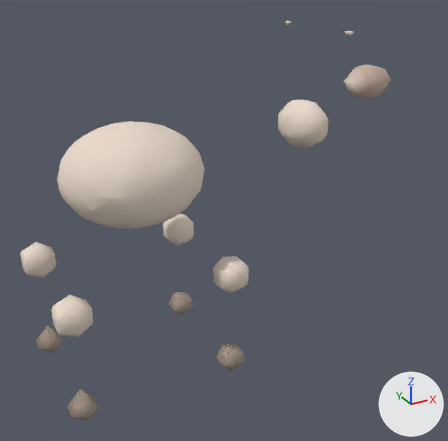
A saved change to the glTF model assets/animals/sheep_shorn.glb.
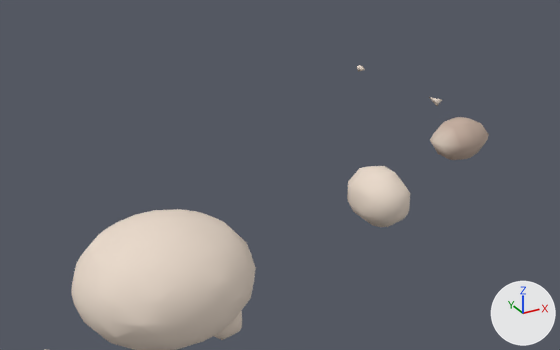
Each version appears first whole from a camera (50 mm lens) standing at (-0.316, -0.871, 0.683) and looking at (0.163, 0.002, 0.246), and next in a close-up from a camera (50 mm lens) standing at (-0.278, -0.801, 0.865) and looking at (0.202, 0.072, 0.429). The axes (+X, +Y, +Z) are drawn at lower right. The lights are the same throughout. The last two pictures show the newer version.

Before the edit, the objects in view are built like this:
```python
me_mesh = bpy.data.meshes.new('Mesh')
me_mesh.from_pydata(...)  # 560 vertices, 1068 faces; spans x -0.166..0.505, y -0.129..0.129, z 0.019..0.565
me_mesh.materials.append(mat_sheep_shornmat)
ob_sheep_shorn = bpy.data.objects.new('sheep_shorn', me_mesh)
ob_sheep_shorn.location = (0.0, 0.0, 0.0)
```
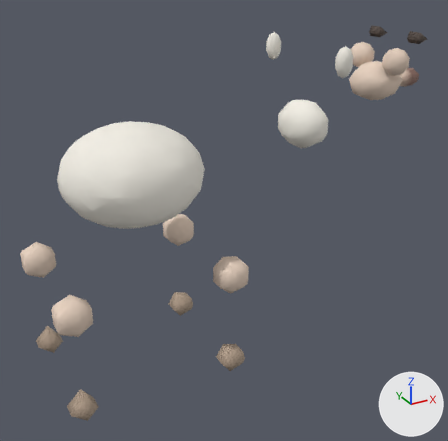
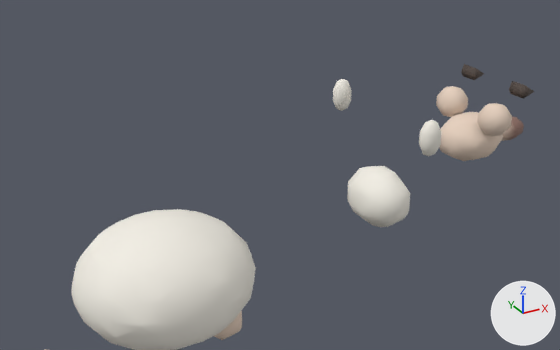
The edits, one by one:
me_mesh is used by ob_sheep_shorn; location (0.0, 0.0, 0.0).
me_mesh had 560 vertices, 1068 faces and spanned x -0.166..0.505, y -0.129..0.129, z 0.019..0.565.
me_mesh now has 760 vertices, 1448 faces and spans x -0.166..0.581, y -0.129..0.129, z 0.019..0.549.
me_mesh part 1: a new loose piece, a UV sphere (8 segments, 5 rings, poles along z) spanning x 0.457..0.503, y 0.022..0.068, z 0.476..0.524, in mat_sheep_shornmat.
me_mesh part 2: a new loose piece, a UV sphere (8 segments, 5 rings, poles along z) spanning x 0.457..0.503, y -0.068..-0.022, z 0.476..0.524, in mat_sheep_shornmat.
me_mesh part 3: a new loose piece, a UV sphere (8 segments, 5 rings, poles along z) spanning x 0.519..0.581, y -0.02..0.02, z 0.442..0.478, in mat_sheep_shornmat.
me_mesh part 4: a new loose piece, a UV sphere (8 segments, 5 rings, poles along z) spanning x 0.305..0.335, y 0.088..0.112, z 0.495..0.544, in mat_sheep_shornmat.
me_mesh part 5: a new loose piece, a UV sphere (8 segments, 5 rings, poles along z) spanning x 0.305..0.335, y -0.112..-0.088, z 0.495..0.544, in mat_sheep_shornmat.
me_mesh part 6: the loose piece of 36 vertices spanning x 0.415..0.505, y -0.035..0.035, z 0.432..0.489 is rebuilt with 58 vertices and now spans x 0.429..0.531, y -0.042..0.042, z 0.427..0.493.
me_mesh part 7: the loose piece of 6 vertices spanning x 0.335..0.346, y -0.09..-0.07, z 0.555..0.565 is deleted.
Part 8, on me_mesh:
20 vertices are added at x 0.508..0.532, y -0.066..0.066, z 0.53..0.549.
32 new faces join them.
me_mesh part 9: 984 kept faces spanning x -0.166..0.357, y -0.129..0.129, z 0.019..0.441 get new vertex colours; the middle colour goes from pale yellow #eadacb to white #f3efe5.
Other edits to the shape of me_mesh do not show in these pictures.

Boxes [x1, y1, x2, y2] around the edits, measured in the close-ups (560 x 350 px):
'sheep_shorn', reshaped
    before: [45, 65, 489, 350]
    after: [45, 64, 534, 350]
part 1 of me_mesh, added
    after: [436, 86, 468, 117]
part 2 of me_mesh, added
    after: [477, 103, 512, 136]
part 3 of me_mesh, added
    after: [501, 116, 524, 141]
part 4 of me_mesh, added
    after: [333, 79, 352, 111]
part 5 of me_mesh, added
    after: [419, 120, 442, 156]
part 6 of me_mesh, rebuilt (7% wider, 14% taller)
    before: [430, 117, 489, 160]
    after: [440, 112, 503, 161]
part 7 of me_mesh, deleted
    before: [429, 97, 442, 106]
part 8 of me_mesh, added
    after: [461, 64, 534, 99]
part 9 of me_mesh, recoloured (pale yellow to white)
    both: [71, 166, 410, 350]
